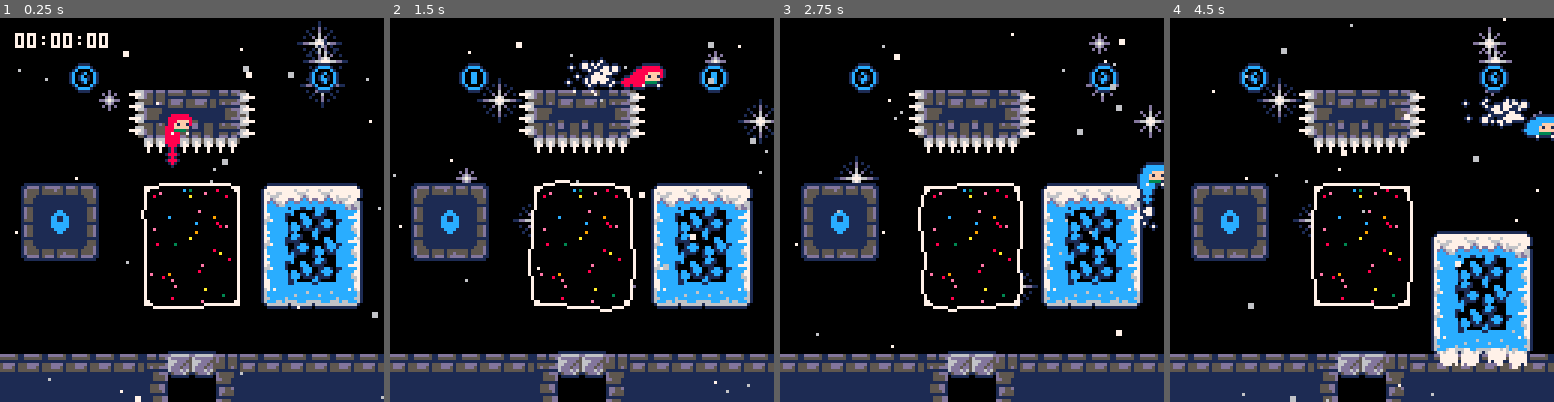
Above: before the commit, frames 1-4 (left to right).
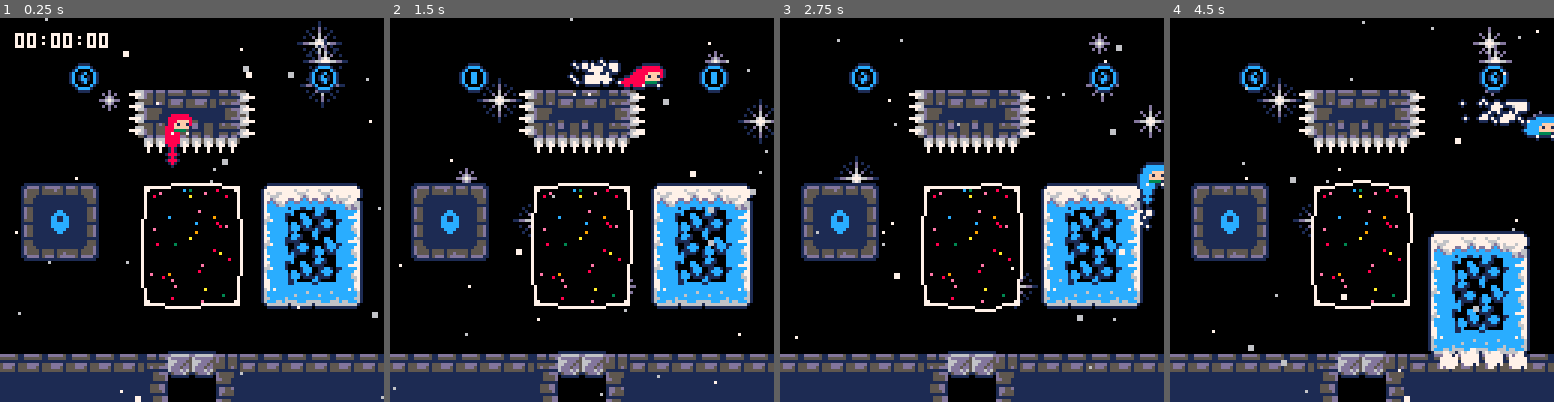
Above: after the commit, the same moments.

Repository: CelesteClassic/newleste.p8
Game: PICO-8 cartridge site.p8
Same seed, same stepped clock (60 frames per second), same inputs: the game is played once before the commit and once after it.
Inputs:
- Up to frame 1 (0.25 s): no input
- Up to frame 2 (1.5 s): tap X (X key) at 0.33, 1.07 s; tap O (Z key) at 0.7 s
- Up to frame 3 (2.75 s): hold Right 1.6-2.1 s; tap O (Z key) at 1.7, 2.1, 2.5 s; tap X (X key) at 1.85 s; hold Up 2.15-2.42 s; hold Right from 2.47 s (still down)
- Up to frame 4 (4.5 s): tap O (Z key) every 0.4 s from 2.9 to 4.1 s; tap X (X key) at 2.97, 4.08 s; release Right at 3.03 s; hold Left 3.08-3.58 s; hold Down 3.63-3.97 s; hold Right from 4.02 s (still down)

The runs differ from the first frame. In frame 1, 0.7% of the frame differs, in the area x 4-64%, y 0-95%; in frame 2, 1.7%; in frame 3, 1.4%; in frame 4, 5.6%, in the area x 10-97%, y 0-100%.

Commit message:
nice animated dream block outlines. cpu needs work

Diff:
--- a/site.p8
+++ b/site.p8
@@ -916,6 +916,12 @@
 
 switch_target={}
 -- <touch_switch> --
+
+
+function calc_seg(seg)
+  if (seg[2]) return (sin(time()/seg[2]+seg[2])+sin(time()/seg[3]+seg[3])+2)/2
+  return 0
+end
 dream_block={
   layer=3,
   init=function(_ENV)
@@ -937,9 +943,39 @@
     dtimer=1
     disp_shapes={}
     outline=false
-    seeds={}
-    for i=1,hitbox.w*hitbox.h do
-      add(seeds,rnd(3)+2)
+    xsegs={}
+    ysegs={}
+    for i=1,2 do
+      local seg={{x},{x+4}}
+      local x_=x+10+flr(rnd(6))
+      while x_<right()-4 do
+        add(seg,{x_,rnd(3)+2,rnd(3)+2})
+        x_+=flr(rnd(6))+6
+      end
+      if seg[#seg][1]>right()-8 then
+        seg[#seg][1]=right()-4
+        seg[#seg][2]=nil
+      else
+        add(seg,{right()-4})
+      end
+      add(seg,{right()})
+      add(xsegs,seg)
+    end
+    for i=1,2 do
+      local seg={{y},{y+4}}
+      local y_=y+10+flr(rnd(6))
+      while y_<bottom()-4 do
+        add(seg,{y_,rnd(3)+2,rnd(3)+2})
+        y_+=flr(rnd(6))+6
+      end
+      if seg[#seg][1]>bottom()-8 then
+        seg[#seg][1]=bottom()-4
+        seg[#seg][2]=nil
+      else
+        add(seg,{bottom()-4})
+      end
+      add(seg,{bottom()})
+      add(ysegs,seg)
     end
   end,
   update=function(_ENV)
@@ -996,91 +1032,142 @@
       end
     end)
     color(7)
-    if #disp_shapes==0 then
-      -- draw outline pixel by pixel
-      -- divide into segments of 8 pixels
-      -- at the boundaries of each segment, set the position to be a sum of sines
-      -- lerp between the boundaries
-      -- fill the dream block in
-      for i=y,bottom(),hitbox.h-1 do
-        -- line(x+1, i, right()-1,i)
-        local ry,ly=i
-        for j=x,right() do
-          if j%8==0 then
-            ly=ry
-            ry=j==right()-7 and i or
-                  i+(i==y and -1 or 1)*((sin(time()/seeds[i+j-x-y+1]+seeds[i+j-x-y+1])+sin(time()/seeds[i+j+2-x-y]+seeds[i+j+2-x-y])+2)/2)
+    -- draw outline pixel by pixel
+    -- divide into segments of 8 pixels
+    -- at the boundaries of each segment, set the position to be a sum of sines
+    -- lerp between the boundaries
+    -- fill the dream block in
+    --
+    --
+
+    -- local minx,maxx,miny,maxy
+    -- if #disp_shapes!=0 then
+    --   local first,last=disp_shapes[1],disp_shapes[#disp_shapes]
+    --   minx=min(first.pos.x-first.r-4,last.pos.x-last.r-4)
+    --   maxx=max(first.pos.x+first.r+4,last.pos.x+last.r+4)
+    --   miny=min(first.pos.y-first.r-4,last.pos.y-last.r-4)
+    --   maxy=max(first.pos.y+first.r+4,last.pos.y+last.r+4)
+    -- end
+
+    for i=y,bottom(),hitbox.h-1 do
+      -- line(x+1, i, right()-1,i)
+
+      local segs=xsegs[i==y and 1 or 2]
+      for idx,seg in ipairs(segs) do
+        if idx==#segs then
+          break
+        end
+        lx,rx=seg[1],segs[idx+1][1]
+        local ly,ry=i+(i==y and -1 or 1)*calc_seg(seg), i+(i==y and -1 or 1)*calc_seg(segs[idx+1])
+        local m=(ry-ly)/(rx-lx)
+        for j=lx,rx do
+          local py=round(m*(j-lx)+ly)
+          if #disp_shapes==0 then
+            pset(j,py,7)
+          else
+            local d,dx,dy,ds=displace(disp_shapes,vector(j,py))
+            d=max((4-d), 0)
+            pset(j+dx*d*ds,py+dy*d*ds,7)
           end
-          local m=(ry-ly)/8
-          local py=round(m*(j-(j-j%8))+ly)
-          pset(j,py,7)
           if py!=i then
             line(j,py+sign(i-py),j,i,0)
           end
         end
       end
-      for i=x,right(),hitbox.w-1 do
-        local rx,lx=i
-        for j=y,bottom() do
-          if j%8==0 then
-            lx=rx
-            rx=j==bottom()-7 and i or
-                  i+(i==x and -1 or 1)*((sin(time()/seeds[i+j-x-y+1])+sin(time()/seeds[i+j+2-x-y])+2)/2)
+    end
+
+    for i=x,right(),hitbox.w-1 do
+      -- line(x+1, i, right()-1,i)
+
+      local segs=ysegs[i==x and 1 or 2]
+      for idx,seg in ipairs(segs) do
+        if idx==#segs then
+          break
+        end
+        ly,ry=seg[1],segs[idx+1][1]
+        local lx,rx=i+(i==x and -1 or 1)*calc_seg(seg), i+(i==x and -1 or 1)*calc_seg(segs[idx+1])
+        local m=(rx-lx)/(ry-ly)
+        for j=ly,ry do
+          local px=round(m*(j-ly)+lx)
+          if #disp_shapes==0 then
+            pset(px,j,7)
+          else
+            local d,dx,dy,ds=displace(disp_shapes,vector(px,j))
+            d=max((4-d), 0)
+            pset(px+dx*d*ds,j+dy*d*ds,7)
           end
-          local m=(rx-lx)/8
-          local px=round(m*(j-(j-j%8))+lx)
-          pset(px,j,7)
           if px!=i then
             line(px+sign(i-px),j,i,j,0)
           end
         end
       end
+    end
+
+
+      -- line(x,y,x,bottom(),7)
+      -- line(right(),y,right(),bottom(),7)
+      -- for i=x,right(),hitbox.w-1 do
+      --   local rx,lx=i
+      --   for j=y,bottom() do
+      --     if j%8==0 then
+      --       lx=rx
+      --       rx=j==bottom()-7 and i or
+      --             i+(i==x and -1 or 1)*((sin(time()/seeds[i+j-x-y+1])+sin(time()/seeds[i+j+2-x-y])+2)/2)
+      --     end
+      --     local m=(rx-lx)/8
+      --     local px=round(m*(j-(j-j%8))+lx)
+      --     pset(px,j,7)
+      --     if px!=i then
+      --       line(px+sign(i-px),j,i,j,0)
+      --     end
+      --   end
+      -- end
       for i=x+1,right()-1,hitbox.w-3 do
         for j=y+1,bottom()-1,hitbox.h-3 do
           pset(i,j,7)
         end
       end
-    else
-      local first,last=disp_shapes[1],disp_shapes[#disp_shapes]
-
-      minx=min(first.pos.x-first.r-4,last.pos.x-last.r-4)
-      maxx=max(first.pos.x+first.r+4,last.pos.x+last.r+4)
-      miny=min(first.pos.y-first.r-4,last.pos.y-last.r-4)
-      maxy=max(first.pos.y+first.r+4,last.pos.y+last.r+4)
-
-      if minx>x then
-        line(x,y,minx-1,y)
-        line(x,bottom(),minx-1,bottom())
-      end
-      if maxx<right() then
-        line(maxx+1,y,right(),y)
-        line(maxx+1,bottom(),right(),bottom())
-      end
-
-      if miny>y then
-        line(x,y,x,miny-1)
-        line(right(),y,right(),miny-1)
-      end
-      if maxy<bottom() then
-        line(x,maxy,x,bottom())
-        line(right(),maxy,right(),bottom())
-      end
-
-      for x_=max(minx,x),min(maxx,right()) do
-        for y_=y,bottom(),bottom()-y do
-          local d,dx,dy,ds=displace(disp_shapes,vector(x_,y_))
-          d=max((4-d), 0)
-          rectfill(x_+dx*d*ds,y_+dy*d*ds,x_+dx*d*ds,y_+dy*d*ds)
-        end
-      end
-      for x_=x,right(),right()-x do
-        for y_=max(miny,y),min(maxy,bottom()) do
-          local d,dx,dy,ds=displace(disp_shapes,vector(x_,y_))
-          d=max((4-d), 0)
-          rectfill(x_+dx*d*ds,y_+dy*d*ds,x_+dx*d*ds,y_+dy*d*ds)
-        end
-      end
-    end
+    -- else
+    --   local first,last=disp_shapes[1],disp_shapes[#disp_shapes]
+
+    --   minx=min(first.pos.x-first.r-4,last.pos.x-last.r-4)
+    --   maxx=max(first.pos.x+first.r+4,last.pos.x+last.r+4)
+    --   miny=min(first.pos.y-first.r-4,last.pos.y-last.r-4)
+    --   maxy=max(first.pos.y+first.r+4,last.pos.y+last.r+4)
+
+    --   if minx>x then
+    --     line(x,y,minx-1,y)
+    --     line(x,bottom(),minx-1,bottom())
+    --   end
+    --   if maxx<right() then
+    --     line(maxx+1,y,right(),y)
+    --     line(maxx+1,bottom(),right(),bottom())
+    --   end
+
+    --   if miny>y then
+    --     line(x,y,x,miny-1)
+    --     line(right(),y,right(),miny-1)
+    --   end
+    --   if maxy<bottom() then
+    --     line(x,maxy,x,bottom())
+    --     line(right(),maxy,right(),bottom())
+    --   end
+
+    --   for x_=max(minx,x),min(maxx,right()) do
+    --     for y_=y,bottom(),bottom()-y do
+    --       local d,dx,dy,ds=displace(disp_shapes,vector(x_,y_))
+    --       d=max((4-d), 0)
+    --       rectfill(x_+dx*d*ds,y_+dy*d*ds,x_+dx*d*ds,y_+dy*d*ds)
+    --     end
+    --   end
+    --   for x_=x,right(),right()-x do
+    --     for y_=max(miny,y),min(maxy,bottom()) do
+    --       local d,dx,dy,ds=displace(disp_shapes,vector(x_,y_))
+    --       d=max((4-d), 0)
+    --       rectfill(x_+dx*d*ds,y_+dy*d*ds,x_+dx*d*ds,y_+dy*d*ds)
+    --     end
+    --   end
+    -- end
     --[[pset(x, y, 0)
     pset(x, bottom(), 0)
     pset(right(), y, 0)
